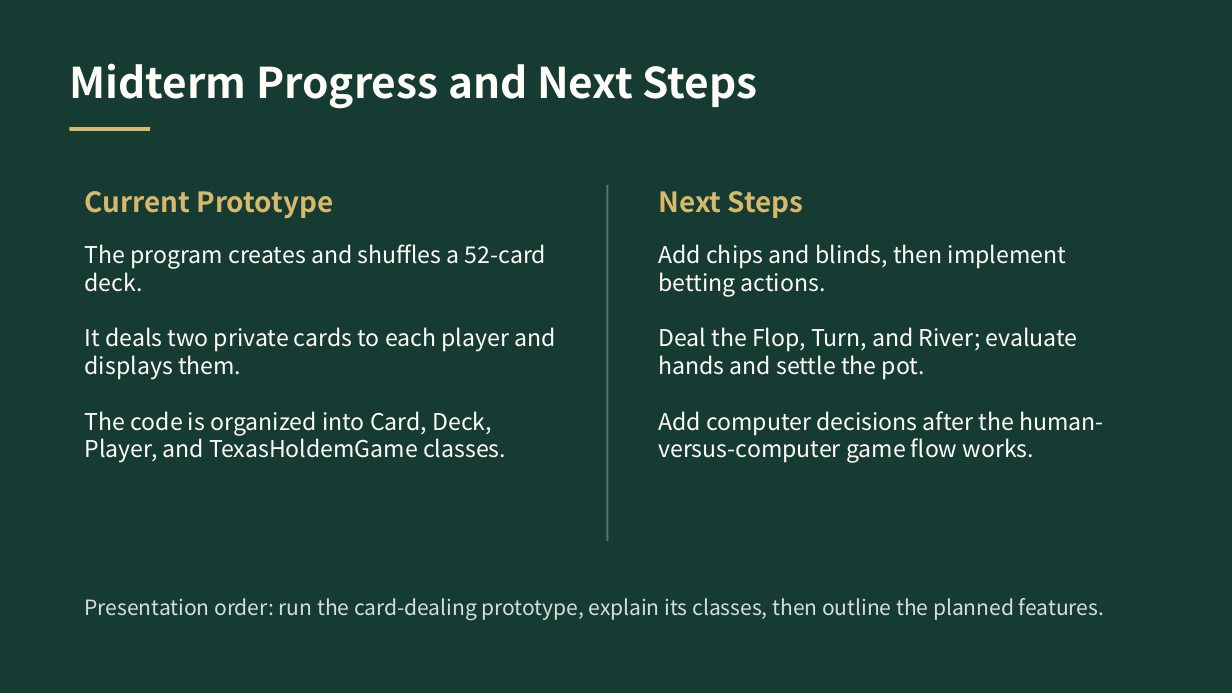
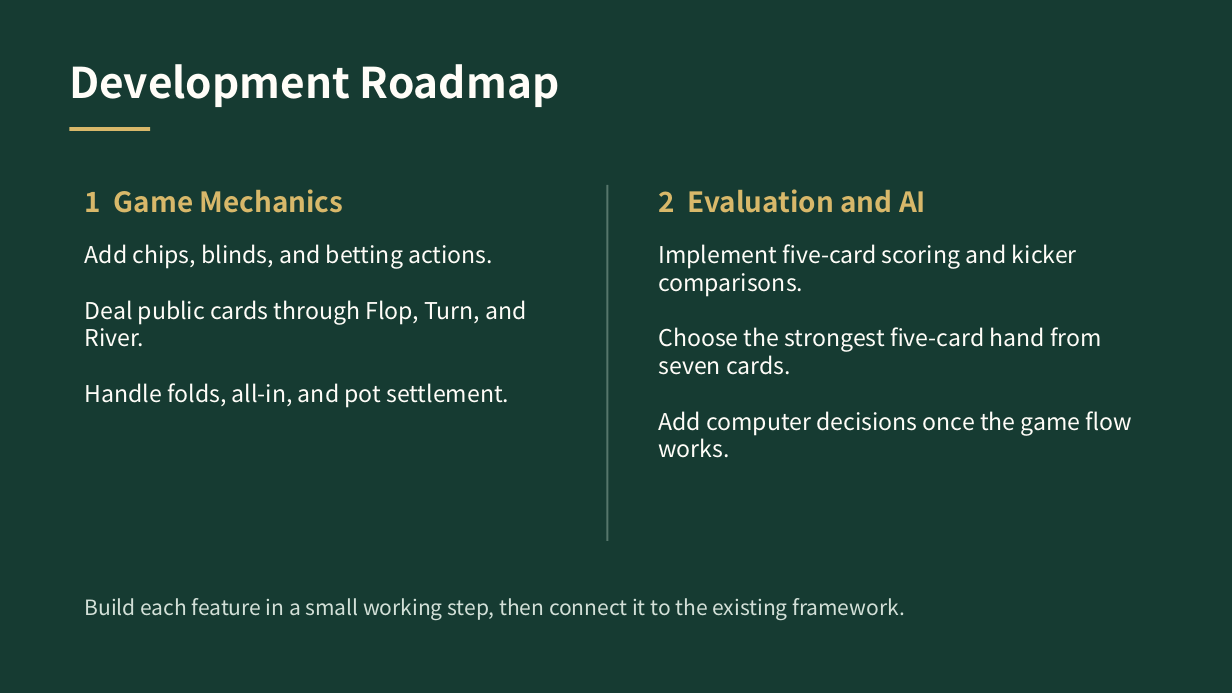
Before and after one commit to heyiweiheyi/computer-group-Texas-Hold-em, a slide deck: slide 8 of midterm_report/texas_holdem_midterm_report.pptx. Drawn at 1232x693 pixels with LibreOffice and Linux fonts; fonts in the diff are those of the drawing. Boxes give left, top, right and bottom in pixels: in the first picture for what was removed or moved away, otherwise in the second. Text is boxed around its words. In the diff, an @@ line names an element or a change of style, - is before the commit and + after.

Commit message:
docs: organize midterm report around prototype demo

```diff
--- a/midterm_report/texas_holdem_midterm_report.pptx
+++ b/midterm_report/texas_holdem_midterm_report.pptx
@@ text at (69,64,560,107): text changed @@
-Midterm Progress and Next Steps
+Development Roadmap
@@ text at (85,189,344,213): text changed @@
-Current Prototype
+1 Game Mechanics
@@ text at (658,189,926,213): text changed @@
-Next Steps
+2 Evaluation and AI
@@ text at (85,244,526,408): text changed @@
-The program creates and shuffles a 52-card deck.
-It deals two private cards to each player and displays them.
-The code is organized into Card, Deck, Player, and TexasHoldemGame classes.
+Add chips, blinds, and betting actions.
+Deal public cards through Flop, Turn, and River.
+Handle folds, all-in, and pot settlement.
@@ text at (658,244,1133,458): text changed @@
-Add chips and blinds, then implement betting actions.
-Deal the Flop, Turn, and River; evaluate hands and settle the pot.
-Add computer decisions after the human-versus-computer game flow works.
+Implement five-card scoring and kicker comparisons.
+Choose the strongest five-card hand from seven cards.
+Add computer decisions once the game flow works.
@@ text at (85,598,904,620): text changed @@
-Presentation order: run the card-dealing prototype, explain its classes, then outline the planned features.
+Build each feature in a small working step, then connect it to the existing framework.
```
Also in this commit, not shown: 7 other slides changed.
